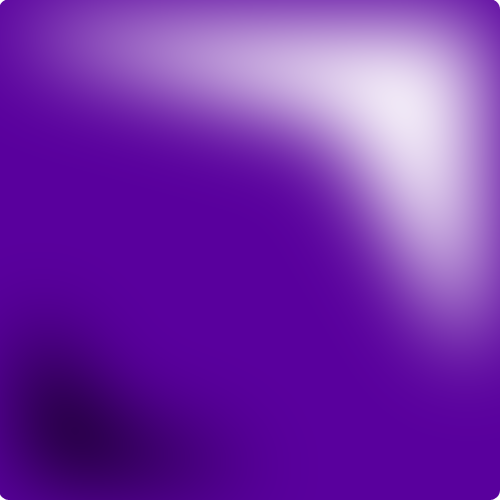
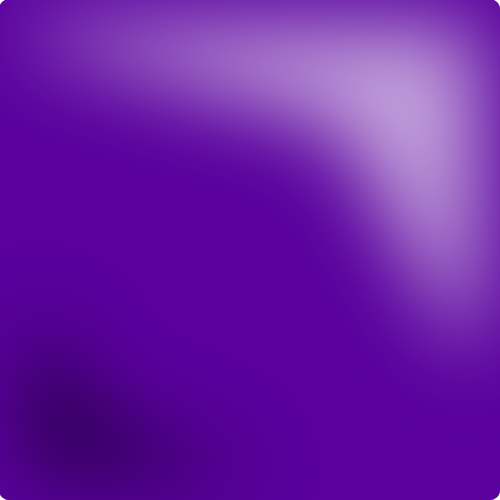
Two versions of the same layered image (500 × 500). Layer-by-layer changes:
"Shape 5 copy": opacity 100% → 65%, moved it above "Shape 1" over bbox(0, 0, 500, 500)
showed "Shape 1" over bbox(0, 0, 500, 500)
